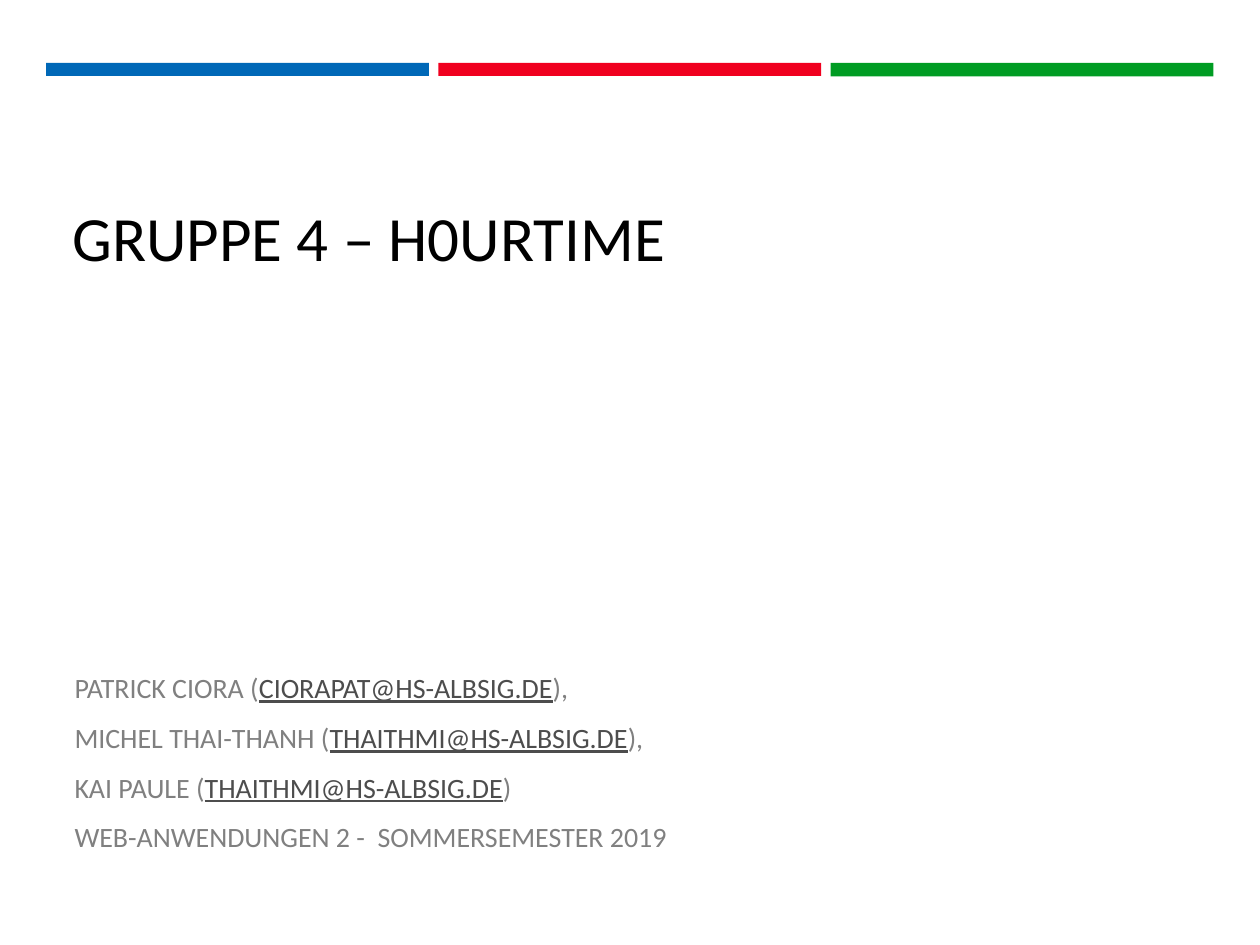
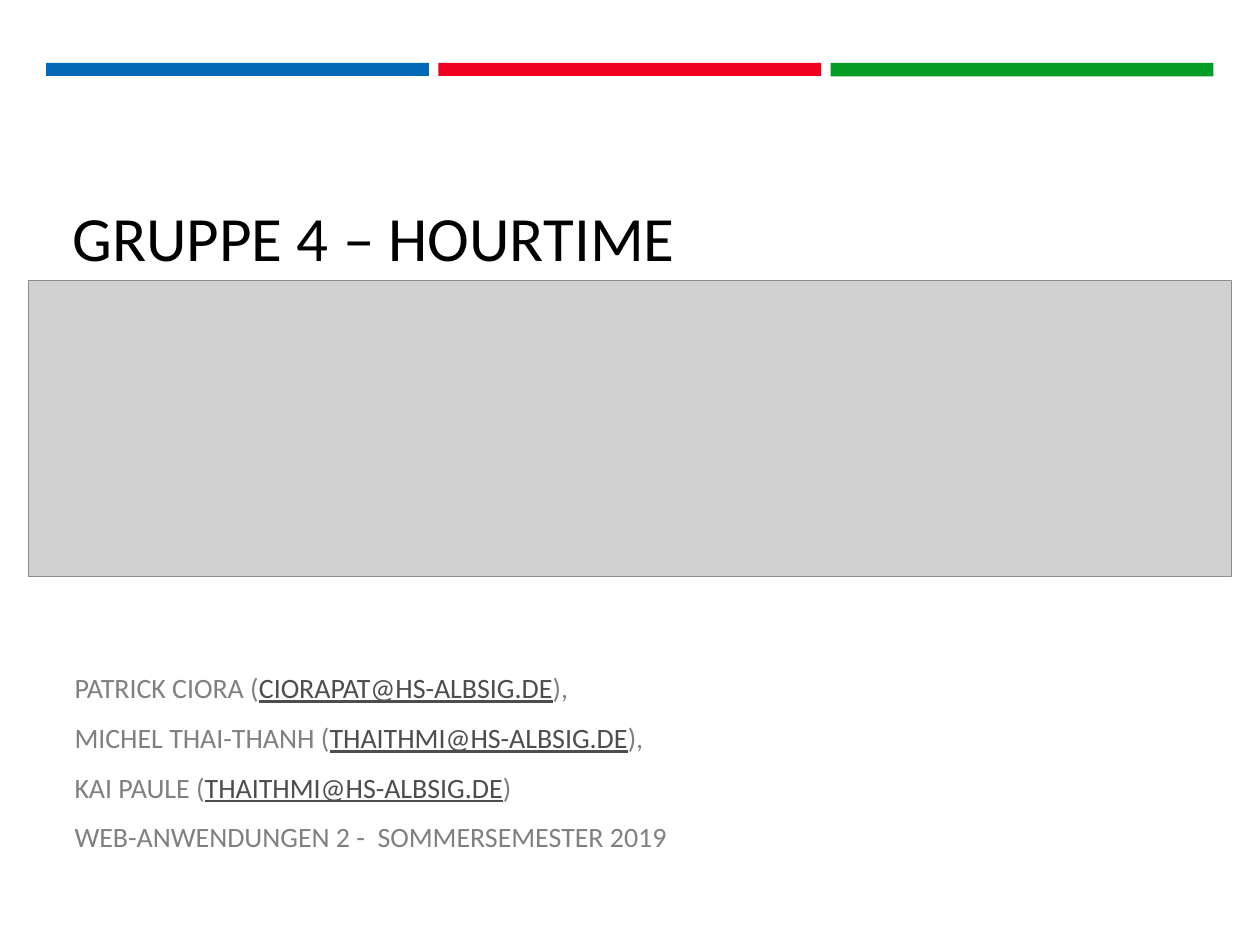
Before and after one commit to xeonta/h0urTime, a slide deck: slide 1 of powerpoint/Vorstellung_Team_h0urTime.pptx. Drawn at 1260x945 pixels with LibreOffice and Linux fonts; fonts in the diff are those of the drawing; grey boxes stand for pictures; background and template pictures are left out. Boxes give left, top, right and bottom in pixels: in the first picture for what was removed or moved away, otherwise in the second. Text is boxed around its words. In the diff, an @@ line names an element or a change of style, - is before the commit and + after.

```diff
--- a/powerpoint/Vorstellung_Team_h0urTime.pptx
+++ b/powerpoint/Vorstellung_Team_h0urTime.pptx
@@ title at (73, 220, 675, 262): text changed @@
-GRUPPE 4 – H0URTIME
+GRUPPE 4 – HOURTIME
@@ picture added at (29, 281, 1232, 577) @@
```
Also in this commit, not shown: 3 other slides changed.
